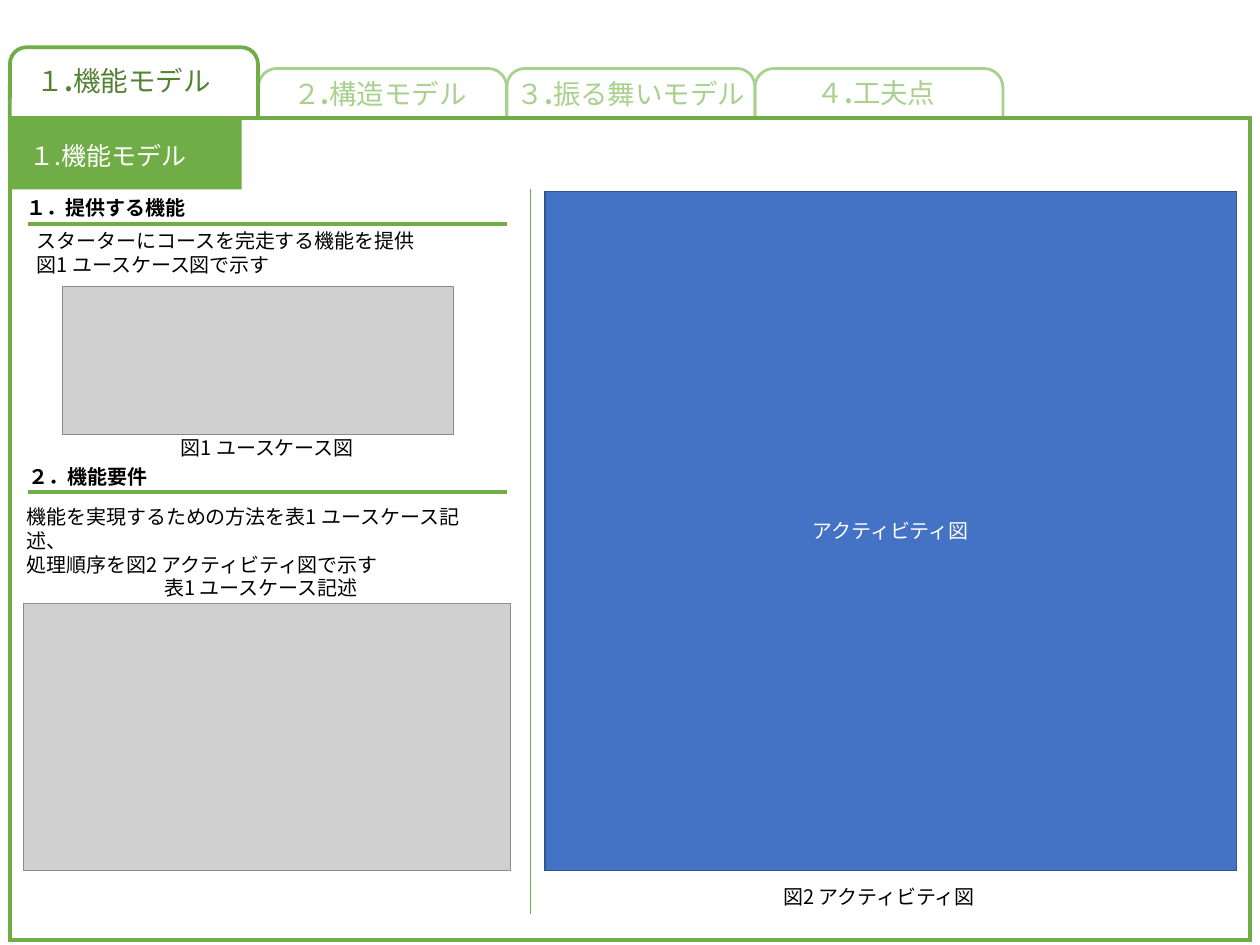
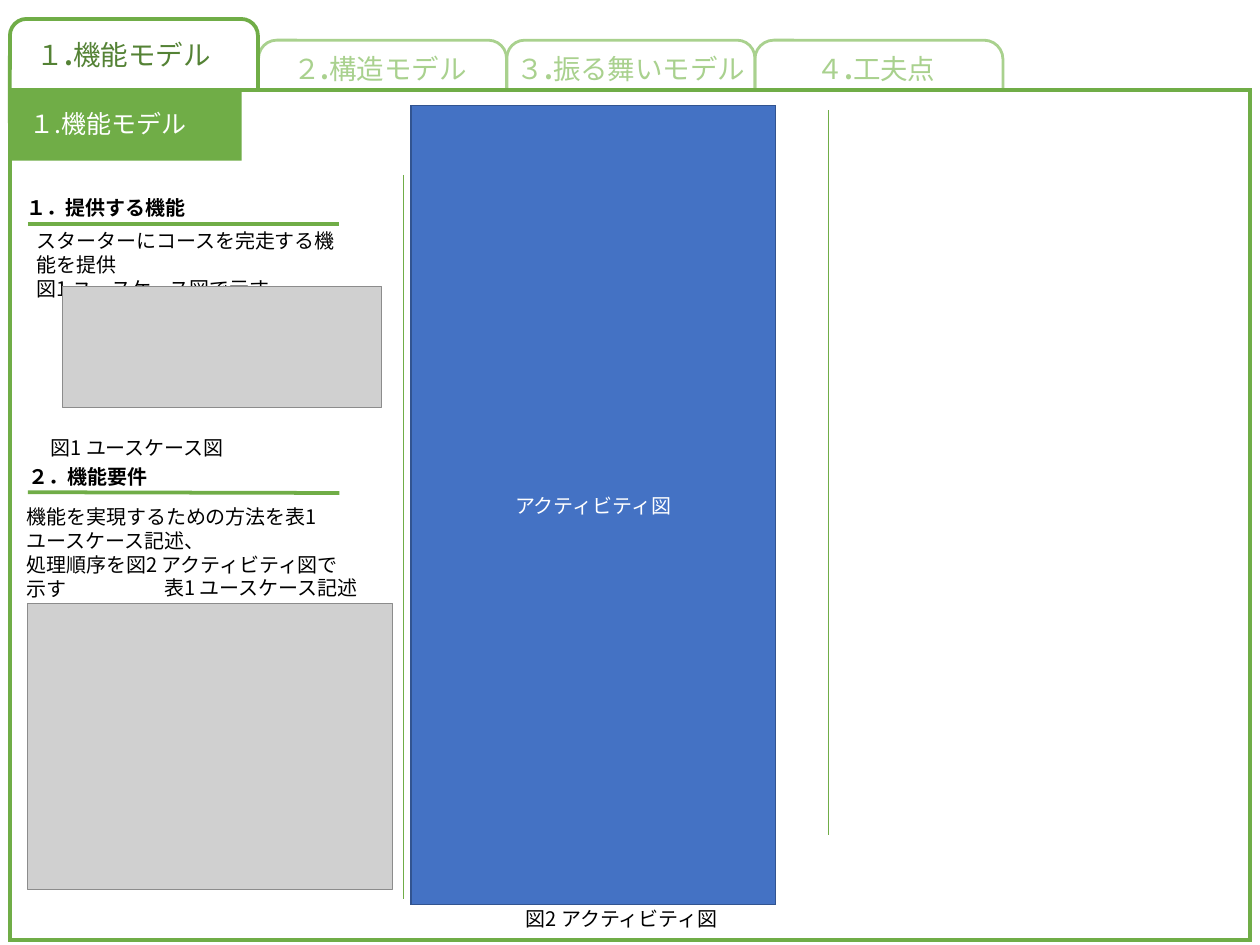
Before and after one commit to akita-lab-2019/model, a slide deck: slide 2 of 現状/構造モデル.pptx. Drawn at 1260x945 pixels with LibreOffice and Linux fonts; fonts in the diff are those of the drawing; grey boxes stand for pictures. Boxes give left, top, right and bottom in pixels: in the first picture for what was removed or moved away, otherwise in the second. Text is boxed around its words. In the diff, an @@ line names an element or a change of style, - is before the commit and + after.

Commit message:
update: 機能モデルのレイアウトを変更、ユースケース記述を変更、アクティビティ図を作成

```diff
--- a/現状/構造モデル.pptx
+++ b/現状/構造モデル.pptx
@@ 4 texts: place and size @@
-4 texts at <box>37,67,936,106</box>
+4 texts at <box>37,41,936,81</box>
@@ rectangle: place and size @@
-rectangle at <box>10,118,1250,940</box>
+rectangle at <box>10,90,1250,940</box>
@@ 4 rounded rectangles, 1 text, 1 rectangle: place and size @@
-4 rounded rectangles, 1 text, 1 rectangle at <box>10,48,1004,203</box>
+4 rounded rectangles, 1 text, 1 rectangle at <box>10,19,1004,176</box>
@@ rectangle "アクティビティ図": place and size @@
-rectangle "アクティビティ図" at <box>545,191,1237,870</box>
+rectangle "アクティビティ図" at <box>411,105,776,905</box>
@@ line added from (828, 110) to (828, 835), #70AD47 1 pt @@
@@ line moved from (531, 189) - (531, 914) to (403, 175) - (403, 899) @@
@@ text "スターターにコースを完走する機能を提供 図1 ユースケース図で示す" rewrapped from <box>37,231,415,274</box> to <box>37,231,335,302</box> @@
@@ line moved from (28, 224) - (507, 224) to (28, 224) - (339, 224) @@
@@ picture: place and size @@
-picture at <box>62,286,453,435</box>
+picture at <box>62,286,382,408</box>
@@ text "図1 ユースケース図" rewrapped from <box>181,434,354,457</box> to <box>51,439,224,457</box> @@
@@ text "機能を実現するための方法を表1 ユースケース記述、 処理順序を図2 アクティビティ図で示す" rewrapped from <box>27,507,459,574</box> to <box>27,507,338,598</box> @@
@@ line moved from (28, 492) - (507, 492) to (28, 492) - (339, 493) @@
@@ picture: place and size @@
-picture at <box>23,603,510,870</box>
+picture at <box>28,603,393,889</box>
@@ text "図2 アクティビティ図": place and size @@
-text "図2 アクティビティ図" at <box>783,887,975,906</box>
+text "図2 アクティビティ図" at <box>526,909,717,928</box>
```
Also in this commit, not shown: 1 other slide changed, 2 other files.
